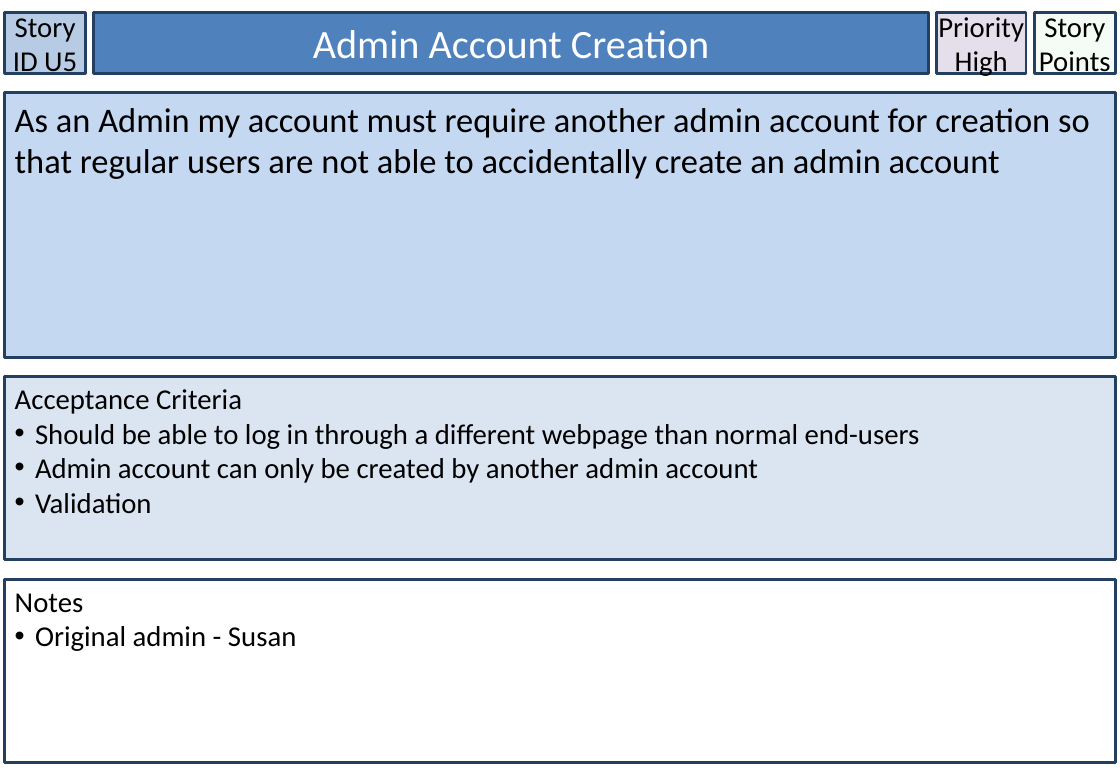
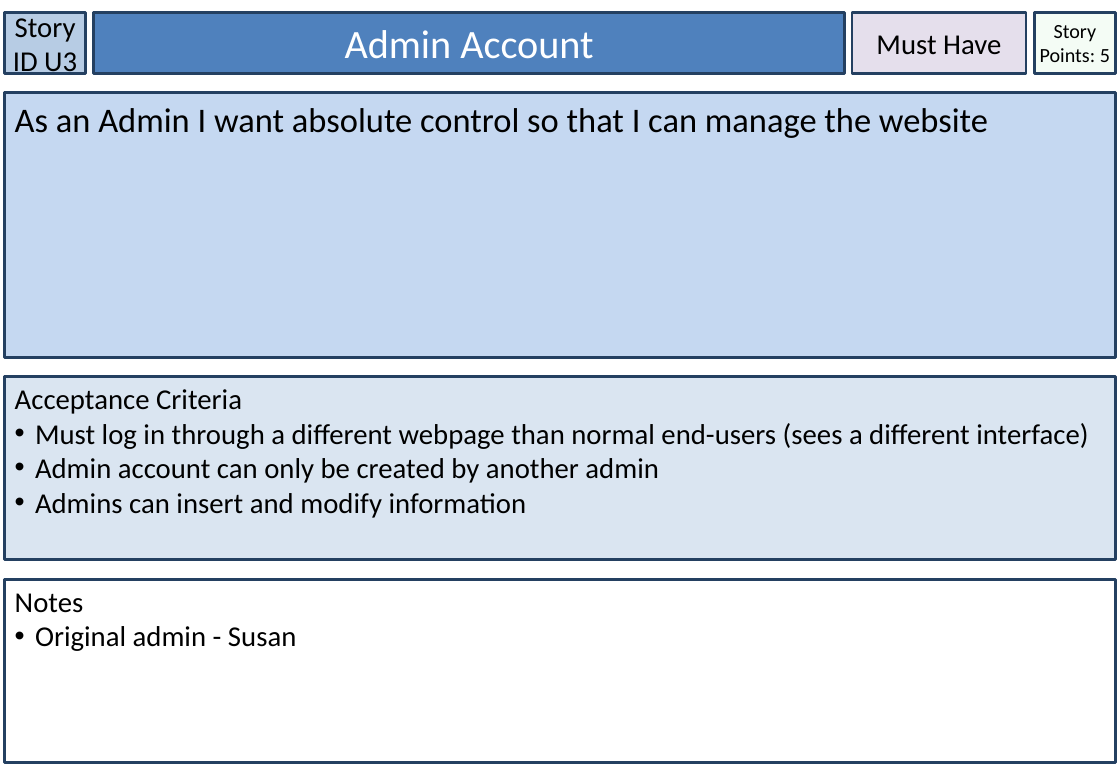
Before and after one commit to LaineBuraga/Discover-Brisbane, a slide deck: slide 4 of User Stories.pptx (slide 6 before the commit). Drawn at 1120x775 pixels with LibreOffice and Linux fonts; fonts in the diff are those of the drawing. Boxes give left, top, right and bottom in pixels: in the first picture for what was removed or moved away, otherwise in the second. Text is boxed around its words. In the diff, an @@ line names an element or a change of style, - is before the commit and + after.

```diff
--- a/User Stories.pptx
+++ b/User Stories.pptx
@@ text in rectangle at [13,13,77,78]: text changed @@
-Story ID U5
+Story ID U3
@@ rectangle "Admin Account": place and size @@
-rectangle "Admin Account" at [94,12,929,73]
+rectangle "Admin Account" at [94,12,845,73]
@@ rectangle added at [852,12,1026,73], fill #E5DFEC, outline #244061 2 pt, 20 pt, text #000000 @@
+Must Have
@@ rectangle removed at [937,12,1027,73] @@
-Priority
-High
@@ text in rectangle at [1040,25,1110,62]: text changed; size 20 to 14 pt @@
-Story Points
+Story Points: 5
@@ text in rectangle at [345,30,593,59]: text changed @@
-Admin Account Creation
+Admin Account
@@ text in rectangle at [15,108,988,138]: text changed @@
-As an Admin my account must require another admin account for creation so that regular users are not able to accidentally create an admin account
+As an Admin I want absolute control so that I can manage the website
@@ text in rectangle at [35,423,1088,518]: text changed @@
-• Should be able to log in through a different webpage than normal end-users
-• Admin account can only be created by another admin account
-• Validation
+• Must log in through a different webpage than normal end-users (sees a different interface)
+• Admin account can only be created by another admin
+• Admins can insert and modify information
```
Also in this commit, not shown: 13 other slides changed, 1 slide added, 19 slides removed, 2 other files.
